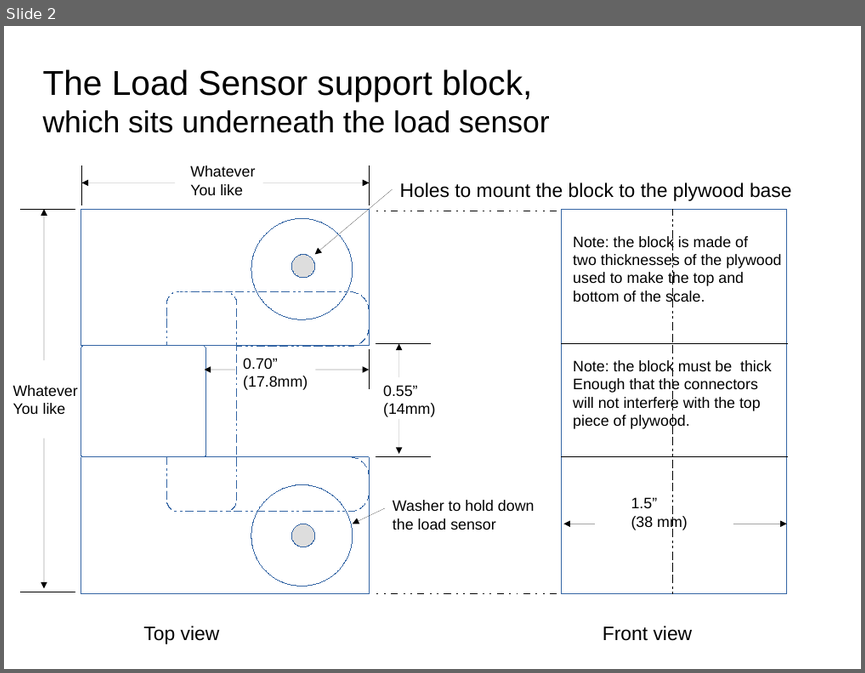
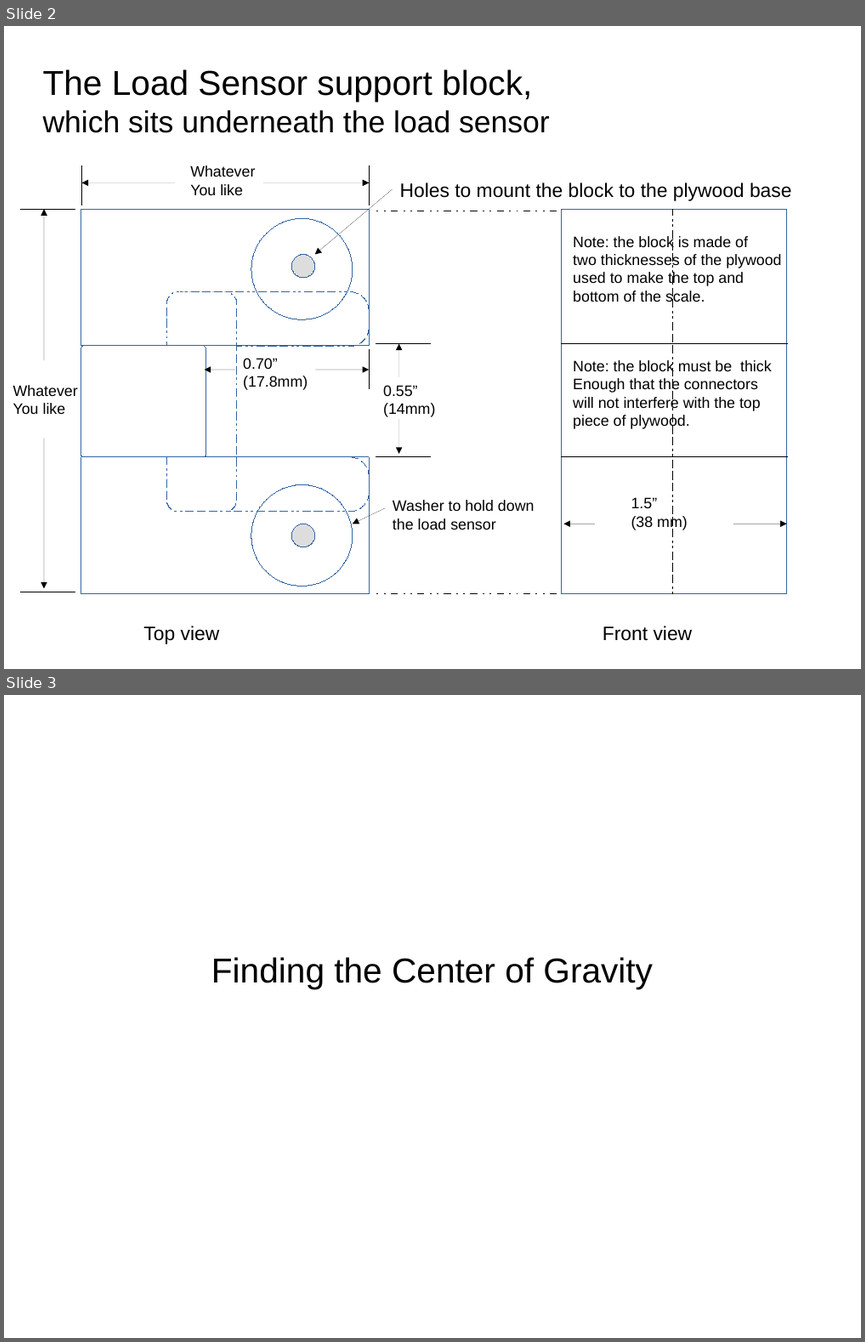
Before and after one commit to bneedhamia/CurieBLEWeightMonitor, a slide deck: MechanicalNotes.odp. Shown one above the other, each under a label of ours: slide 2 before the commit, slides 2 and 3 after it. The pictures are 865x673 and 865x1342 pixels, drawn with LibreOffice and Linux fonts; fonts in the diff are those of the drawing. Boxes give left, top, right and bottom in pixels: in the first picture for what was removed or moved away, otherwise in the second. Text is boxed around its words. In the diff, an @@ line names an element or a change of style, - is before the commit and + after.

Commit message:
redid the math to find center of gravity; marked the center of gravity of the top plywood circle

```diff
--- a/MechanicalNotes.odp
+++ b/MechanicalNotes.odp
@@ slide 3 added at [4,695,861,1338], background #FFFFFF @@
@@ subtitle added at [211,957,653,989], 32 pt, text #000000 @@
+Finding the Center of Gravity
```
Also in this commit, not shown: 3 other slides added, 2 other files.
